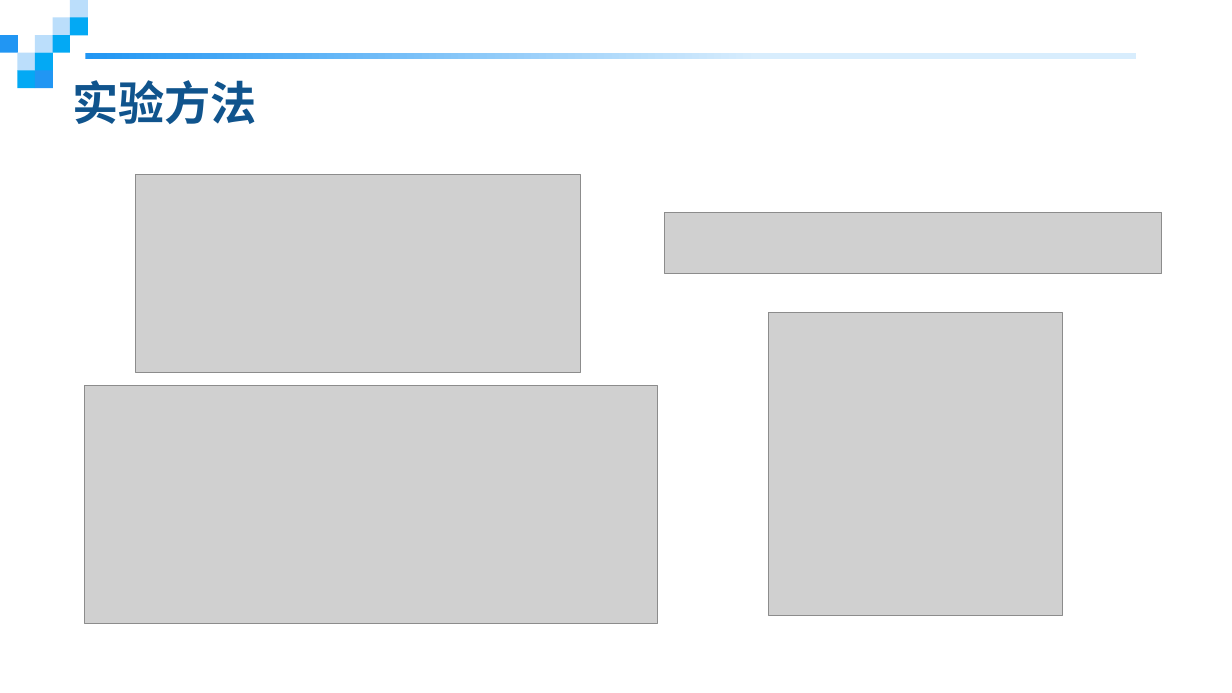
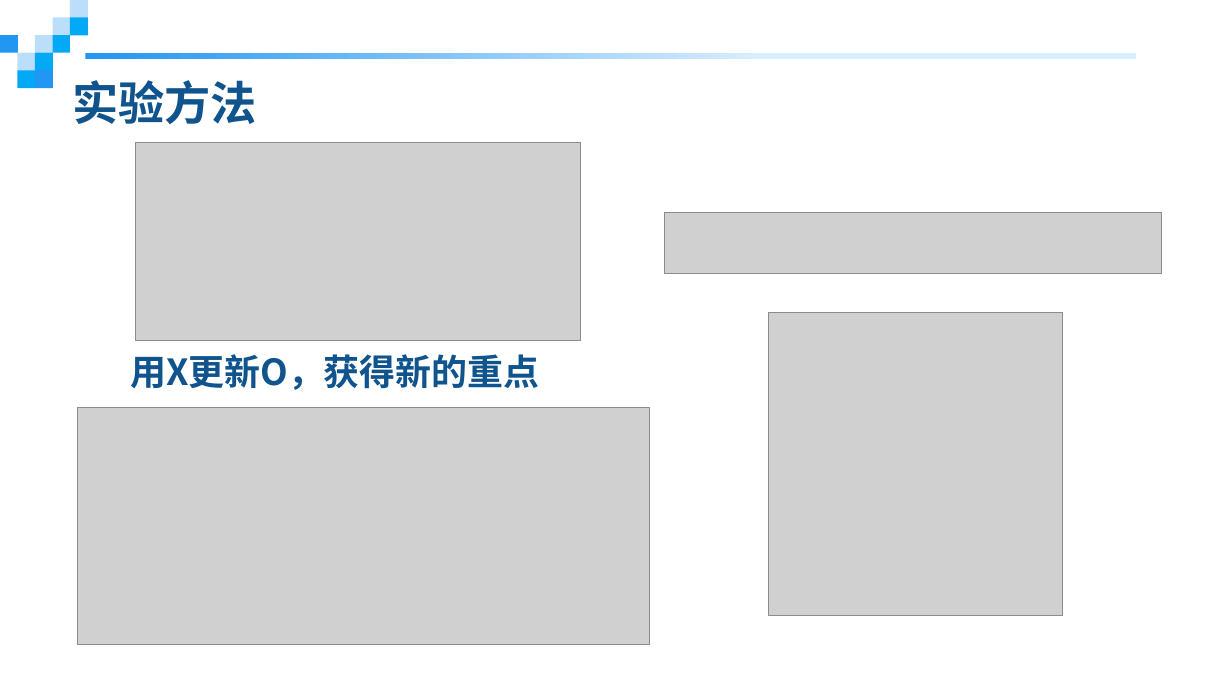
Before and after one commit to oahzxl/Rezolution, a slide deck: slide 8 of 文档/20210608.pptx (slide 7 before the commit). Drawn at 1232x693 pixels with LibreOffice and Linux fonts; fonts in the diff are those of the drawing; grey boxes stand for pictures. Boxes give left, top, right and bottom in pixels: in the first picture for what was removed or moved away, otherwise in the second. Text is boxed around its words. In the diff, an @@ line names an element or a change of style, - is before the commit and + after.

```diff
--- a/文档/20210608.pptx
+++ b/文档/20210608.pptx
@@ picture: place and size @@
-picture at <box>136,175,580,372</box>
+picture at <box>136,143,580,341</box>
@@ text added at <box>130,354,539,390</box>, 28 pt, text #10548D, bold @@
+用X更新O，获得新的重点
@@ picture: place and size @@
-picture at <box>85,386,657,624</box>
+picture at <box>78,408,650,645</box>
```
Also in this commit, not shown: 4 other slides changed, 5 slides added, 1 slide removed, 21 other files.
